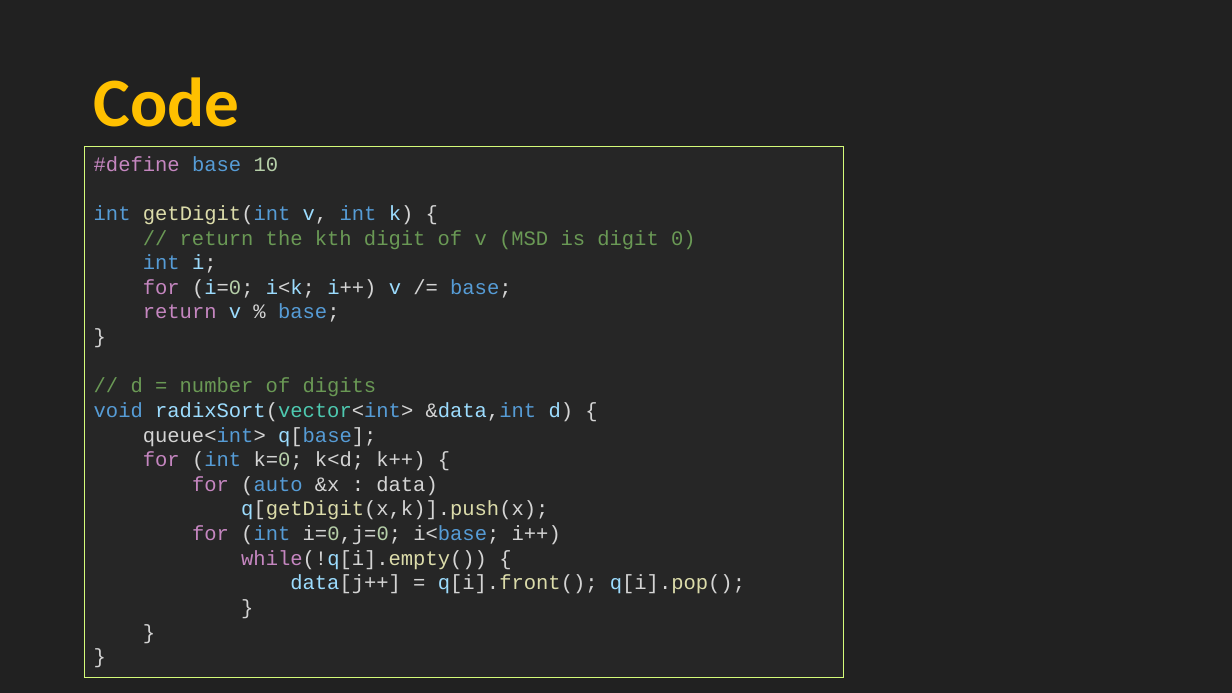
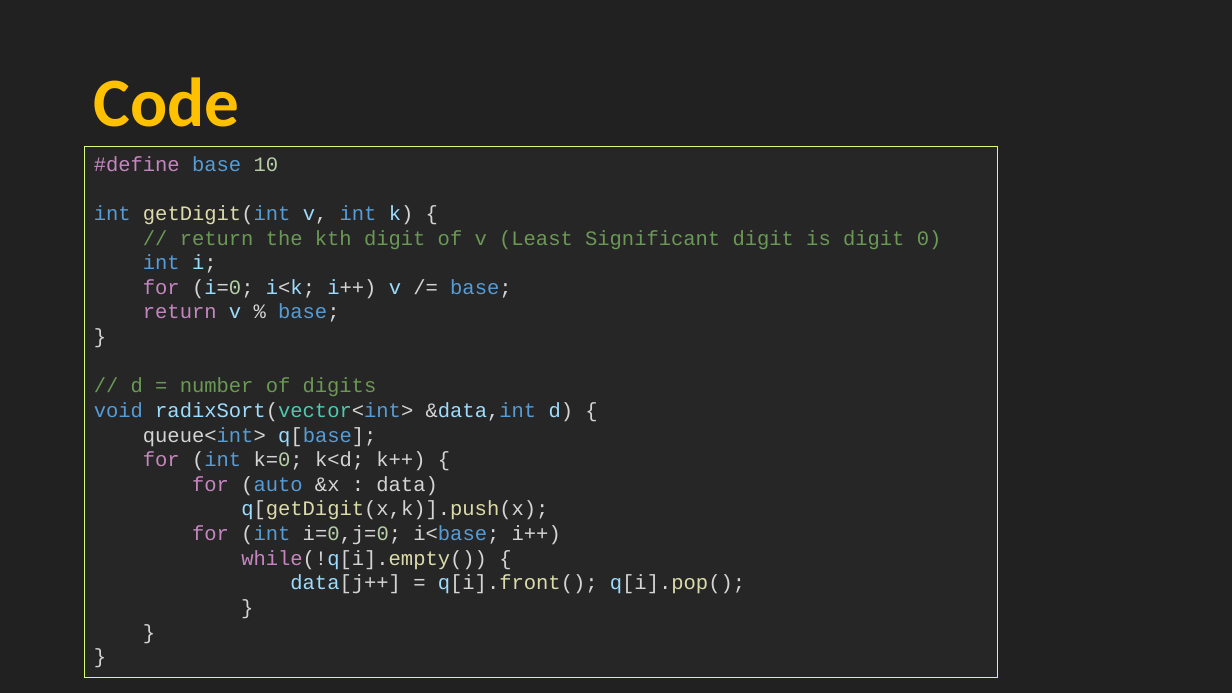
Before and after one commit to ajarntoe/DataStructCP_AjToe_Lecture, a slide deck: slide 15 of 05-deque-radix/06-queue.pptx. Drawn at 1232x693 pixels with LibreOffice and Linux fonts; fonts in the diff are those of the drawing. Boxes give left, top, right and bottom in pixels: in the first picture for what was removed or moved away, otherwise in the second. Text is boxed around its words. In the diff, an @@ line names an element or a change of style, - is before the commit and + after.

```diff
--- a/05-deque-radix/06-queue.pptx
+++ b/05-deque-radix/06-queue.pptx
@@ rectangle "#define base 10": place and size @@
-rectangle "#define base 10" at [85,146,844,678]
+rectangle "#define base 10" at [85,146,998,678]
@@ text in rectangle at [180,230,942,249]: text changed @@
-// return the kth digit of v (MSD is digit 0)
+// return the kth digit of v (Least Significant digit is digit 0)
```
Also in this commit, not shown: 2 other slides changed, 4 other files.
